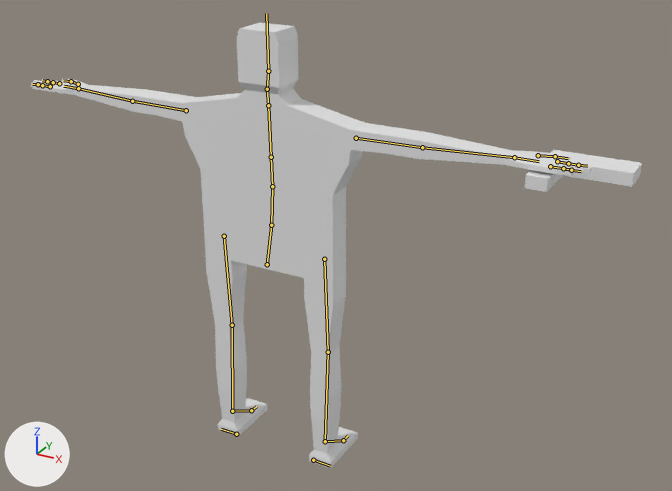
One commit to the Blender file BlenderTutorial/gruntBasicEnemy.blend: the scene before it, then after it.
Camera for both pictures: a camera (50 mm lens) standing at (1.77, -2.73, 2.31) and looking at (0.19, 0.14, 0.88). Arrows for +X, +Y and +Z are at lower left; the lights stay in place. The older version comes first. The bones that bend it are drawn over the model as lines.

Objects in the first picture: 'GruntMesh', 'SimpleGun'.
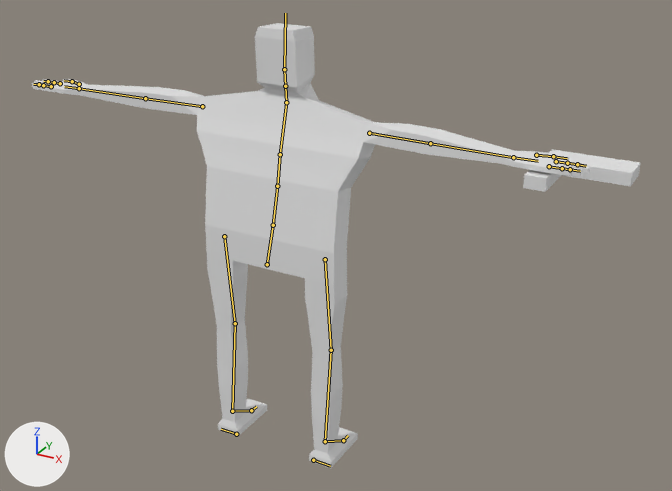
The newer file adds an action. The first version stands in its rest pose; the second is drawn at frame 0 of the action 'ImpactPushForward'.

Where the change shows, as pixel boxes [x1, y1, x2, y2] in the pictures (672 x 491 px):
'GruntMesh', posed: before [31, 23, 591, 468]; after [32, 23, 590, 468]
'SimpleGun', posed: before [525, 150, 642, 192]; after [523, 149, 640, 192]
bone 'spine', root to tip: before (267, 264) to (271, 225); after (267, 264) to (273, 225)
bone 'spine.001', root to tip: before (271, 225) to (272, 186); after (273, 225) to (277, 186)
bone 'spine.002', root to tip: before (272, 186) to (271, 157); after (277, 186) to (280, 154)
bone 'spine.003', root to tip: before (271, 157) to (268, 105); after (280, 154) to (286, 102)

What the commit changed:
Bone 'spine' (bone_spine) turns from (0, 0, 0) to (-4, 0, 0) degrees about its own x, y and z.
Bone 'spine.001' (bone_spine_001) turns from (0, 0, 0) to (-4, 0, 0) degrees about its own x, y and z.
Bone 'spine.002' (bone_spine_002) turns from (0, 0, 0) to (-4, 0, 0) degrees about its own x, y and z.
Bone 'spine.003' (bone_spine_003) turns from (0, 0, 0) to (-4, 0, 0) degrees about its own x, y and z.
Bone 'ik.controller.head' (bone_ik_controller_head) moves from (0.0, 0.0, 0.0) to (0.0, -0.008, -0.106).
Bone 'ik.controller.head' (bone_ik_controller_head) turns from (0, 0, 0) to (-4, 0, 0) degrees about its own x, y and z.
